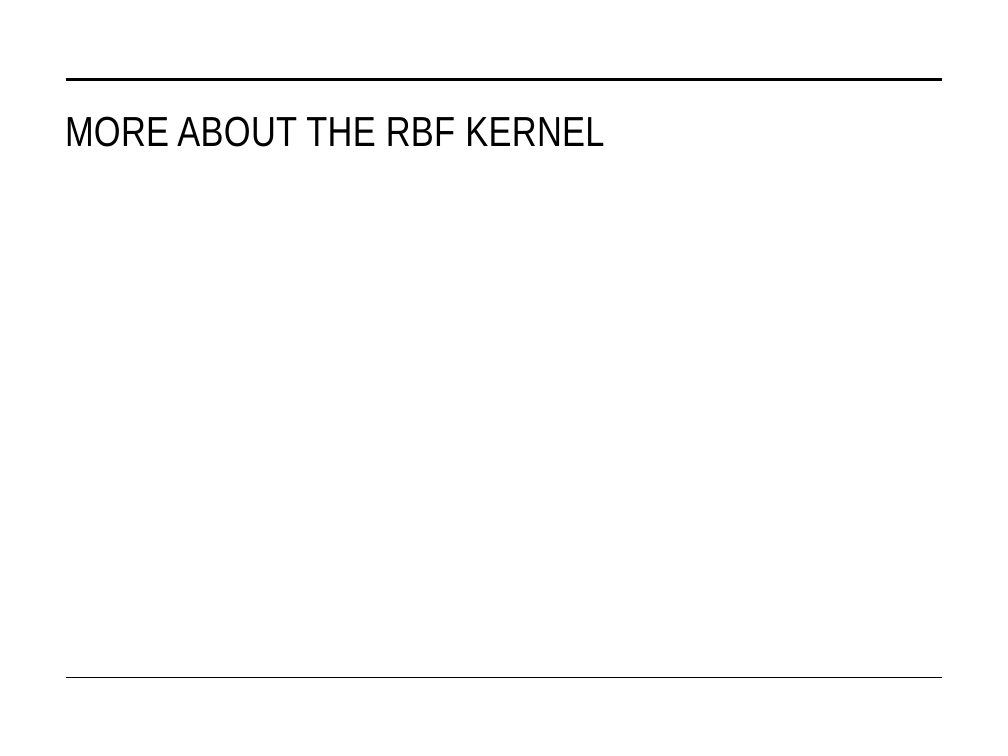
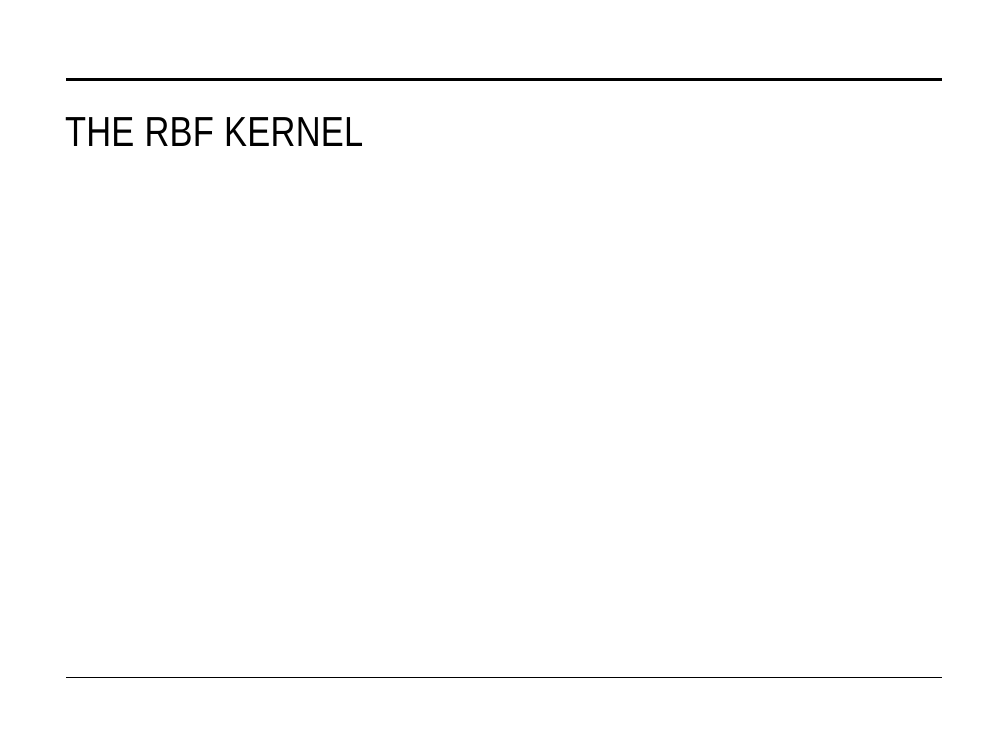
Before and after one commit to STAT-486-Fall-2026/course-content, a slide deck: slide 41 of slides/12-svm.pptx (slide 43 before the commit). Drawn at 1008x756 pixels with LibreOffice and Linux fonts; fonts in the diff are those of the drawing; grey boxes stand for pictures. Boxes give left, top, right and bottom in pixels: in the first picture for what was removed or moved away, otherwise in the second. Text is boxed around its words. In the diff, an @@ line names an element or a change of style, - is before the commit and + after.

```diff
--- a/slides/12-svm.pptx
+++ b/slides/12-svm.pptx
@@ title at bbox=[65, 117, 363, 146]: text changed @@
-MORE ABOUT THE RBF KERNEL
+THE RBF KERNEL
```
Also in this commit, not shown: 8 other slides changed, 2 slides removed, 1 other file.
